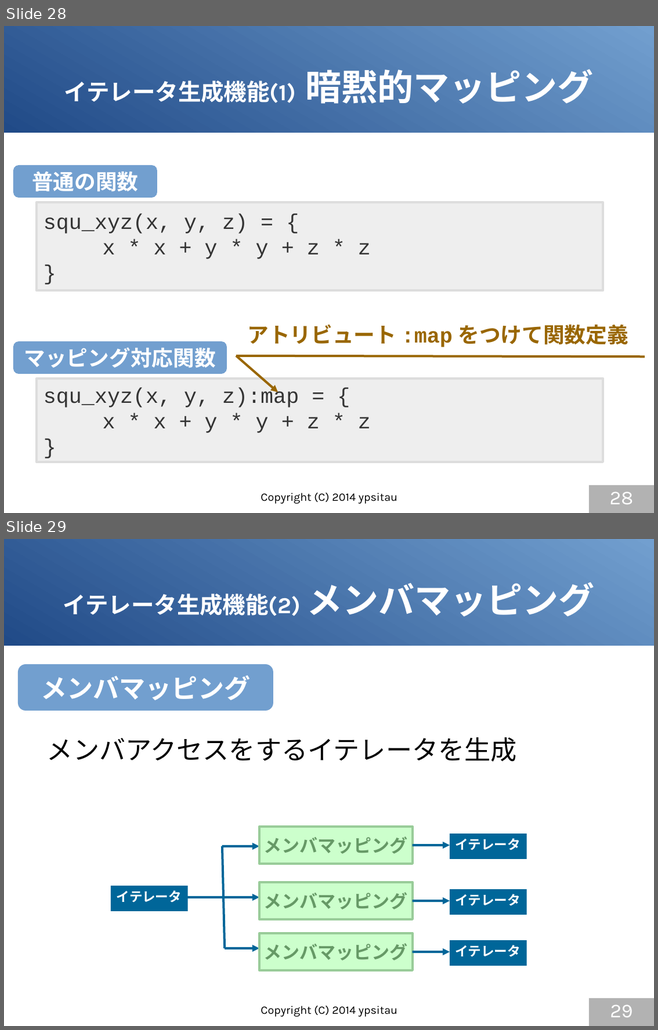
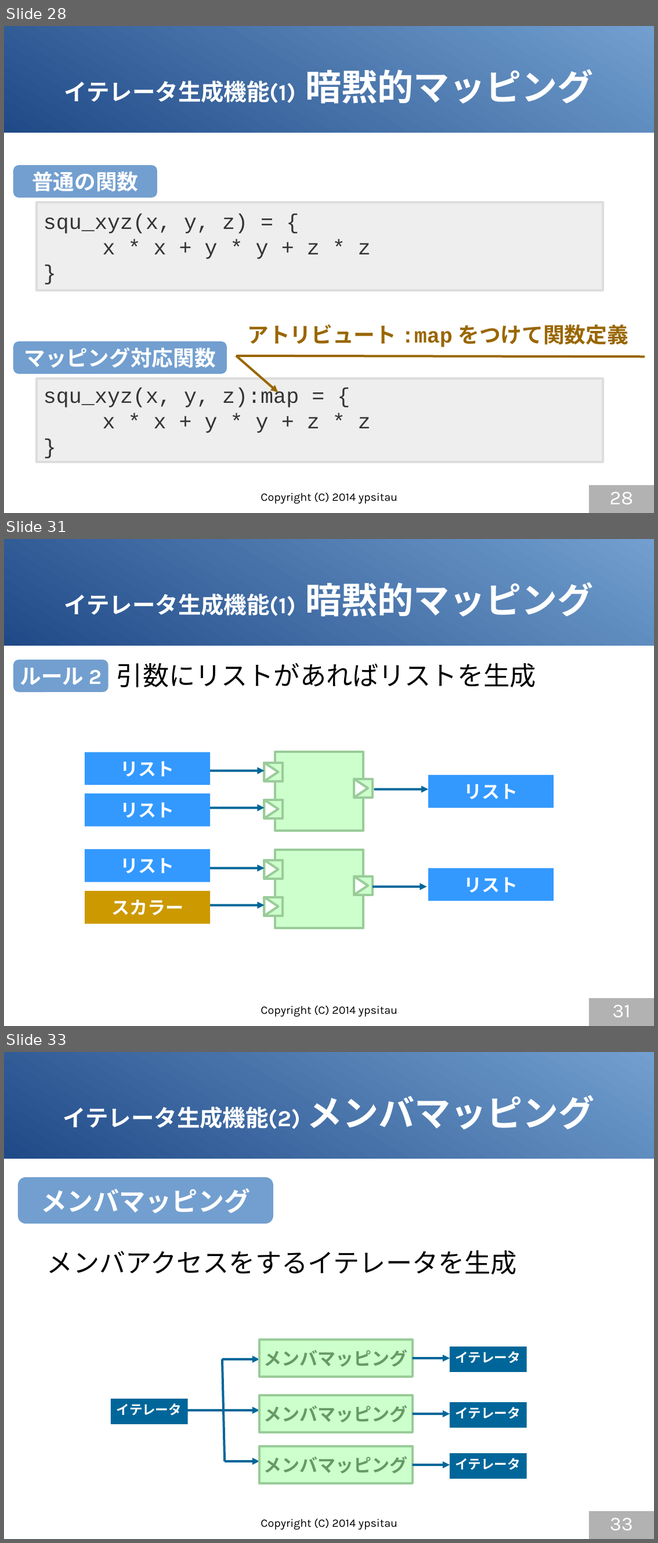
Before and after one commit to gura-lang/gura-doc, a slide deck: presentation/gura-introduction.odp. Shown one above the other, each under a label of ours: slides 28 and 29 before the commit, slides 28, 31 and 33 after it; the slides between them are not shown. The pictures are 658x1030 and 658x1543 pixels, drawn with LibreOffice and Linux fonts; fonts in the diff are those of the drawing. Boxes give left, top, right and bottom in pixels: in the first picture for what was removed or moved away, otherwise in the second. Text is boxed around its words. In the diff, an @@ line names an element or a change of style, - is before the commit and + after.

```diff
--- a/presentation/gura-introduction.odp
+++ b/presentation/gura-introduction.odp
@@ slide 31 added at (4, 539, 654, 1026), background #FFFFFF; not listed: 1 template element that a slide beside it also shows @@
@@ title added at (64, 582, 593, 617), 28 pt, text #FFFFFF, bold @@
+イテレータ生成機能(1) 暗黙的マッピング
@@ rounded rectangle added at (13, 660, 108, 692), fill #729FCF, 26 pt, text #FFFFFF, bold @@
+ルール 2
@@ text added at (117, 663, 536, 687), 32 pt, text #000000 @@
+引数にリストがあればリストを生成
@@ rectangle added at (85, 752, 210, 785), fill #3399FF, 22 pt, text #FFFFFF, bold @@
+リスト
@@ arrow added from (210, 770) to (264, 770), #006699 2.83 pt @@
@@ group added at (264, 752, 372, 831): 4 rectangles, 3 triangles @@
@@ rectangle added at (429, 776, 554, 808), fill #3399FF, 22 pt, text #FFFFFF, bold @@
+リスト
@@ rectangle added at (85, 794, 210, 827), fill #3399FF, 22 pt, text #FFFFFF, bold @@
+リスト
@@ arrow added from (374, 790) to (429, 790), #006699 2.83 pt @@
@@ arrow added from (210, 808) to (264, 808), #006699 2.83 pt @@
@@ rectangle added at (85, 849, 210, 882), fill #3399FF, 22 pt, text #FFFFFF, bold @@
+リスト
@@ arrow added from (210, 868) to (264, 868), #006699 2.83 pt @@
@@ rectangle added at (429, 868, 554, 901), fill #3399FF, 22 pt, text #FFFFFF, bold @@
+リスト
@@ group added at (264, 850, 372, 929): 4 rectangles, 3 triangles @@
@@ rectangle added at (85, 891, 210, 924), fill #CC9900, 22 pt, text #FFFFFF, bold @@
+スカラー
@@ arrow added from (372, 887) to (427, 887), #006699 2.83 pt @@
@@ arrow added from (210, 906) to (264, 906), #006699 2.83 pt @@
@@ text added at (260, 1006, 397, 1017), 14 pt, text #000000 @@
+Copyright (C) 2014 ypsitau
@@ page number added at (589, 999, 654, 1026), fill #B2B2B2, 24 pt, text #FFFFFF @@
+31
@@ what was slide 29 is now slide 33 @@
@@ page number at (610, 1518, 633, 1530): text changed @@
-29
+33
```
Also in this commit, not shown: 6 slides changed, 3 other slides added.
